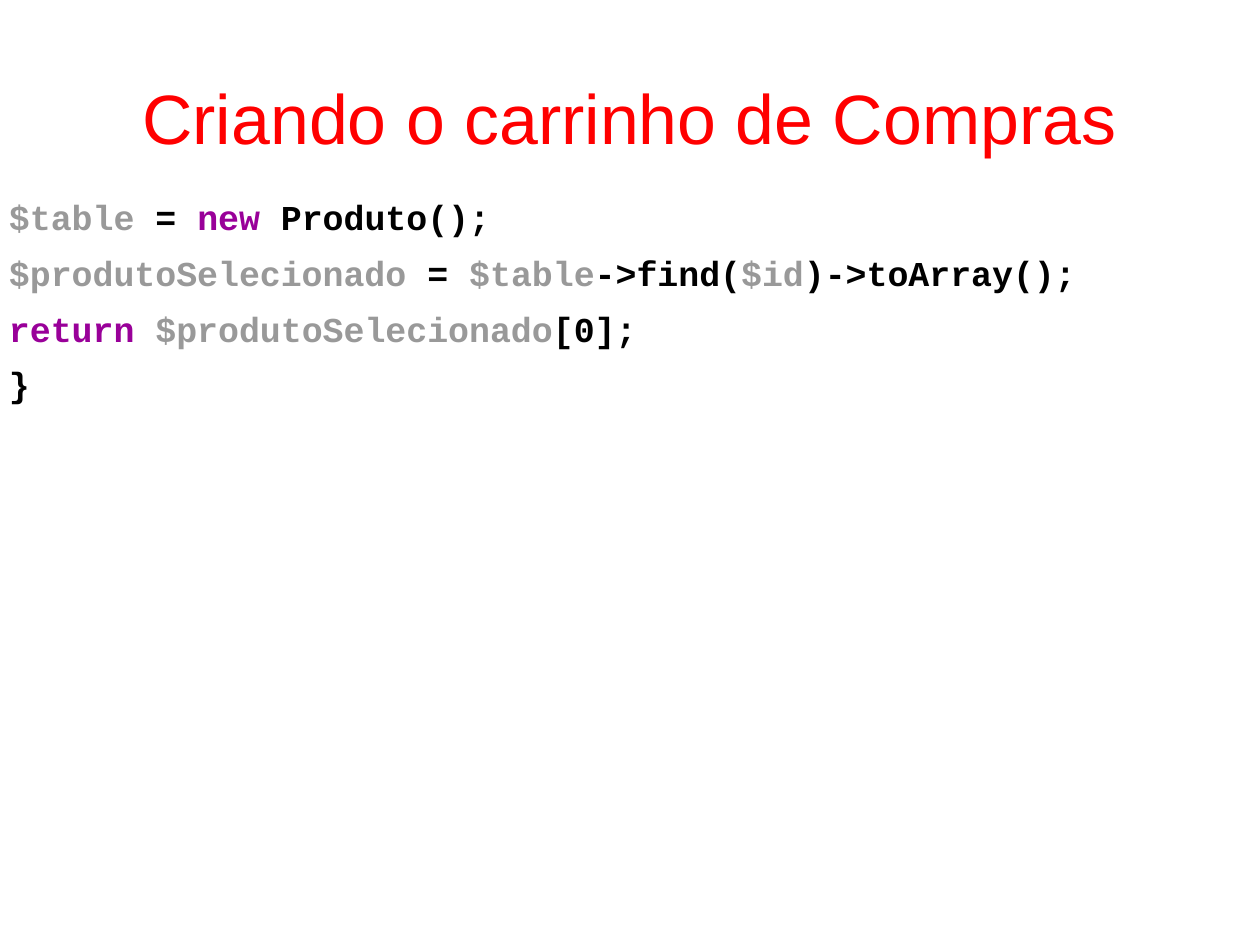
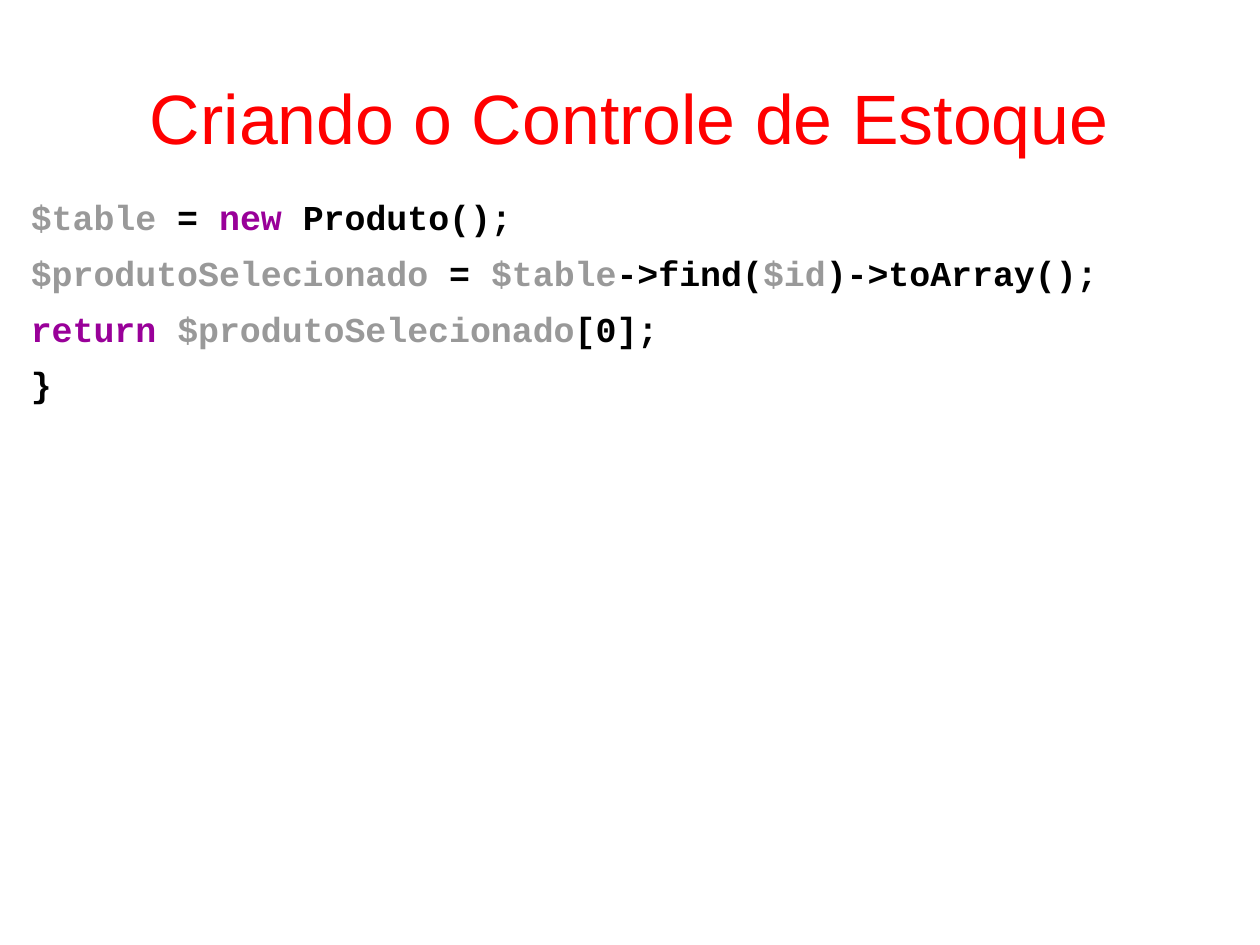
Before and after one commit to fgsl/lojasacme, a slide deck: slide 138 of docs/tutorial.odp (slide 137 before the commit). Drawn at 1260x945 pixels with LibreOffice and Linux fonts; fonts in the diff are those of the drawing. Boxes give left, top, right and bottom in pixels: in the first picture for what was removed or moved away, otherwise in the second. Text is boxed around its words. In the diff, an @@ line names an element or a change of style, - is before the commit and + after.

Commit message:
Alterar o título dos slides a partir do 122 para "Criando o Controle de Estoque" #69

```diff
--- a/docs/tutorial.odp
+++ b/docs/tutorial.odp
@@ title at <box>150,93,1108,157</box>: text changed @@
-Criando o carrinho de Compras
+Criando o Controle de Estoque
@@ text "$table = new Produto();": place and size @@
-text "$table = new Produto();" at <box>9,205,1076,350</box>
+text "$table = new Produto();" at <box>31,205,1098,350</box>
```
Also in this commit, not shown: 27 other slides changed, 1 slide added, 1 slide removed, 10 other files.
